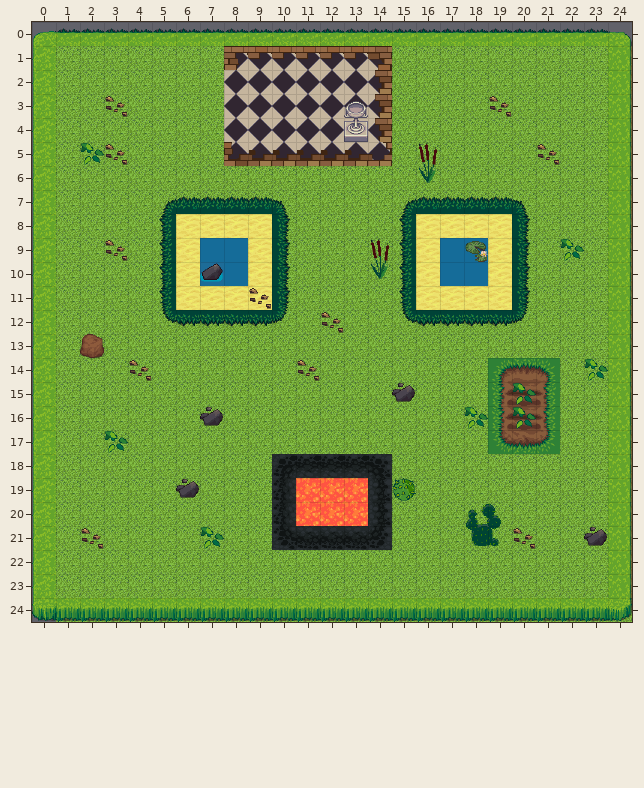
A Tiled map gets an edit: src/main/resources/test.tmx. Above is the file before it was changed.
Cells are 32x32 px. Shown: x 0..24, y 0..24.
After:
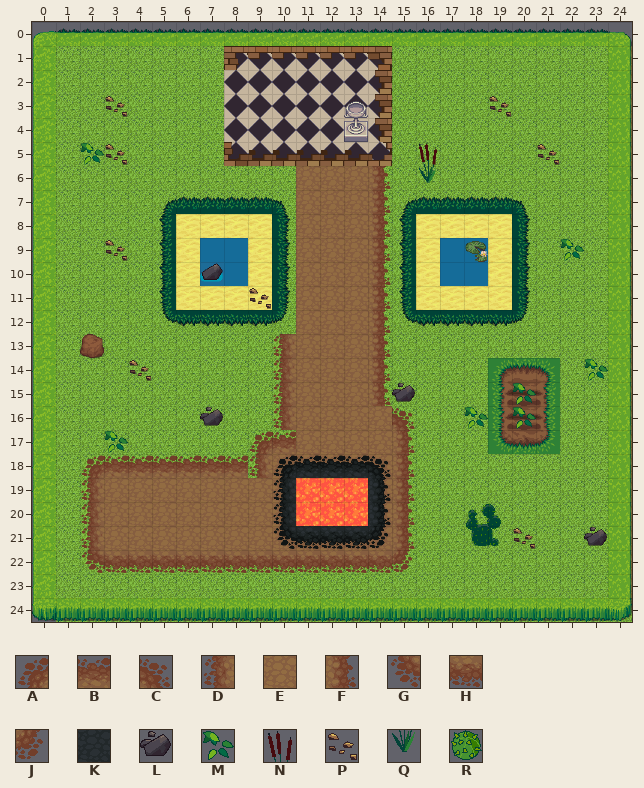
Key: from "terrain": A 45, B 46, C 47, D 66, E 67, F 68, G 87, H 88, J 89, K 328, L 418, M 435, N 437, P 438, Q 458, R 477.
_ is an empty cell, . an unchanged one.
From old to new:
--- layer "ground"
@@ x 10..14 @@
-18 KKKKK
-19 K...K
-20 K...K
-21 KKKKK
+18 EEEEE
+19 E...E
+20 E...E
+21 EEEEE
--- layer "solid"
@@ x 14..14 @@
- 9 N
-10 Q
+ 9 _
+10 _
@@ x 6..15 @@
-19 L........R
+19 _........_
--- layer "nonsolid"
@@ x 2..15 @@
- 6 .........____.
- 7 .........____.
- 8 .........____.
- 9 .........____.
-10 .........____.
-11 .........____.
-12 ........._P__.
-13 ........_____.
-14 ........_P___.
-15 ........_____.
-16 ........______
-17 ......._______
-18 ________....._
-19 ________....._
-20 ________....._
-21 P____M__....._
-22 ______________
+ 6 .........EEEF.
+ 7 .........EEEF.
+ 8 .........EEEF.
+ 9 .........EEEF.
+10 .........EEEF.
+11 .........EEEF.
+12 .........EEEF.
+13 ........DEEEF.
+14 ........DEEEF.
+15 ........DEEEF.
+16 ........DEEEEC
+17 .......ABEEEEF
+18 ABBBBBBD.....F
+19 DEEEEEEE.....F
+20 DEEEEEEE.....F
+21 DEEEEEEE.....F
+22 GHHHHHHHHHHHHJ
Boxes around the changes in both pictures, in picture pixels (x1, y1, x2, y2):
changed: (81, 166, 416, 573)
